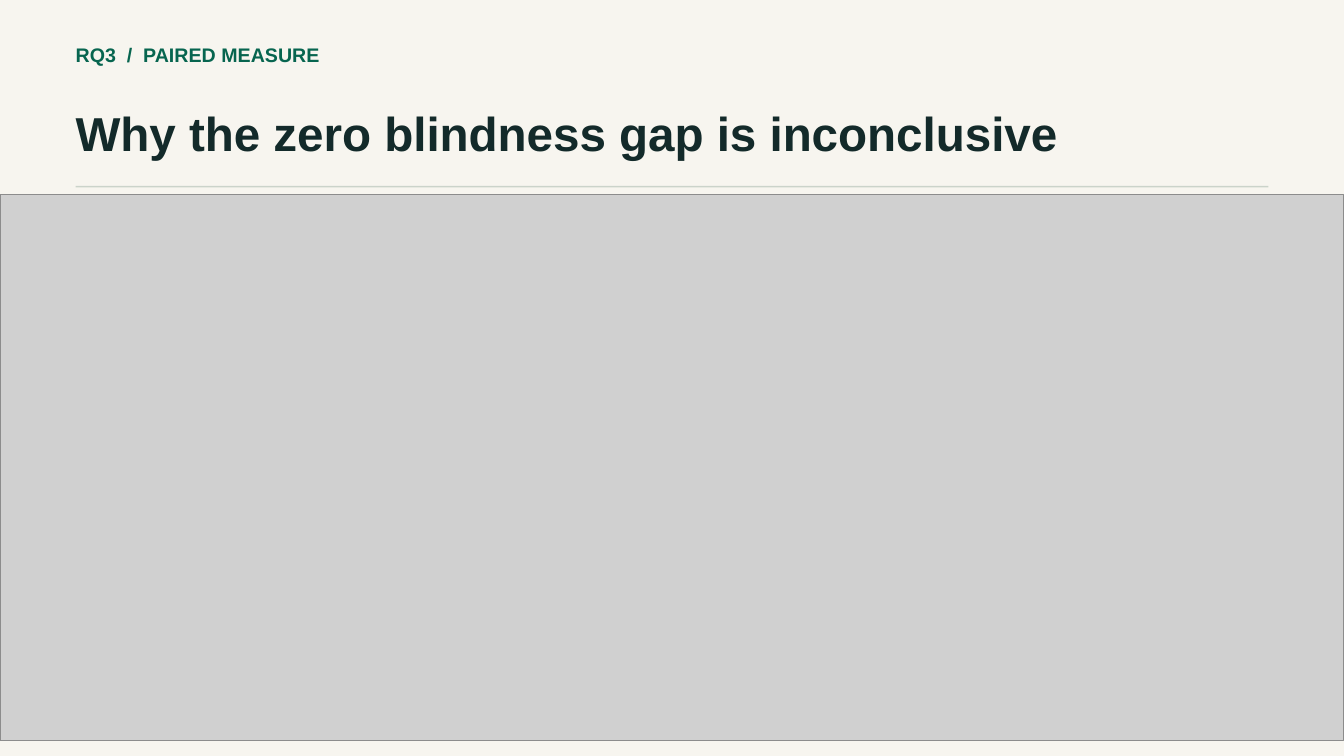
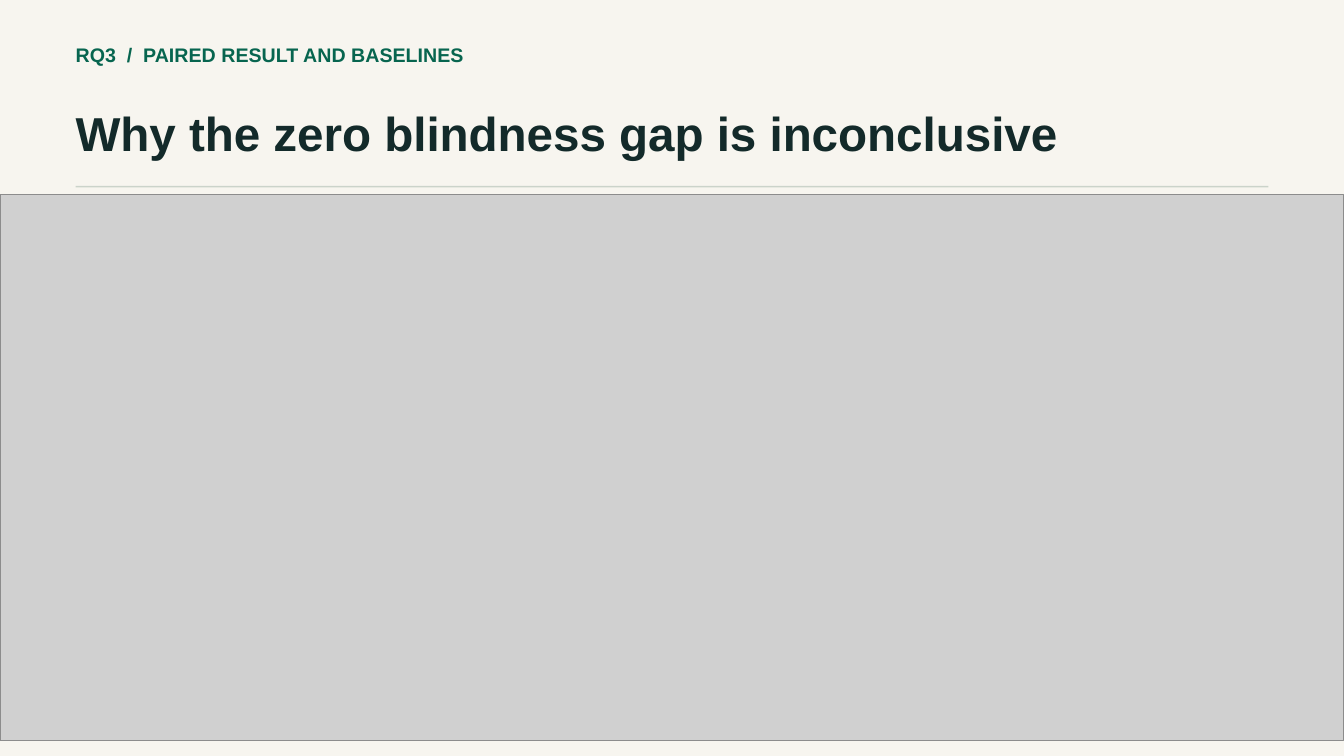
Before and after one commit to prithvi-kaizen/adnn-project, a slide deck: slide 9 of deliverables/reversibility-talk.pptx. Drawn at 1344x756 pixels with LibreOffice and Linux fonts; fonts in the diff are those of the drawing; grey boxes stand for pictures. Boxes give left, top, right and bottom in pixels: in the first picture for what was removed or moved away, otherwise in the second. Text is boxed around its words. In the diff, an @@ line names an element or a change of style, - is before the commit and + after.

```diff
--- a/deliverables/reversibility-talk.pptx
+++ b/deliverables/reversibility-talk.pptx
@@ text at (x1=76, y1=48, x2=463, y2=66): text changed @@
-RQ3 / PAIRED MEASURE
+RQ3 / PAIRED RESULT AND BASELINES
```
Also in this commit, not shown: 3 other slides changed, 13 other files.
